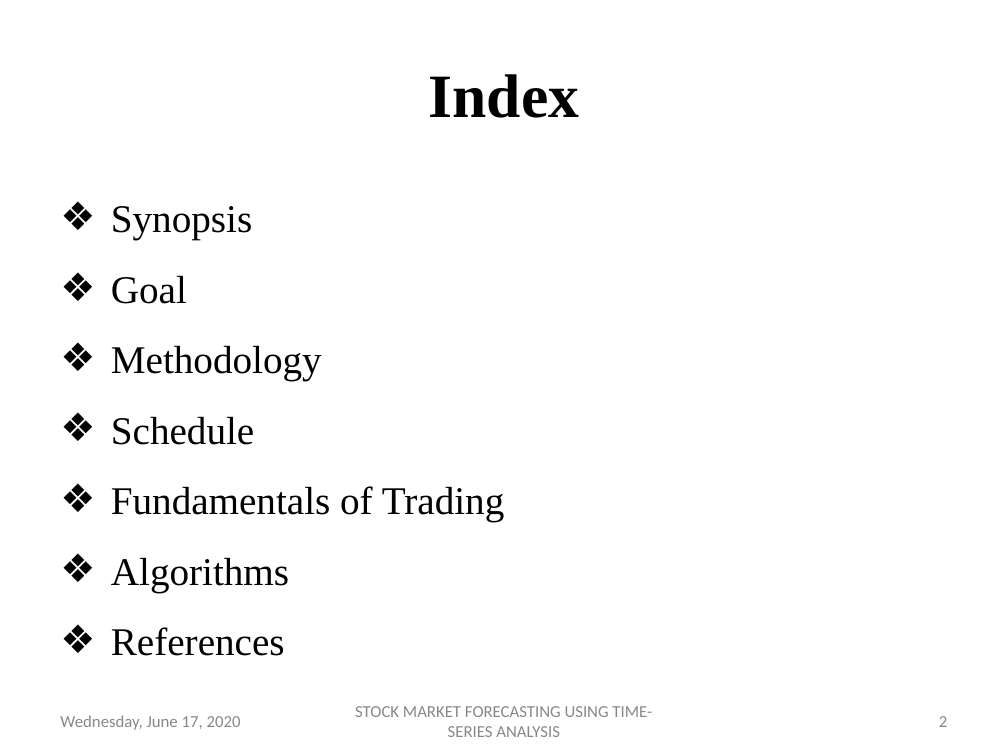
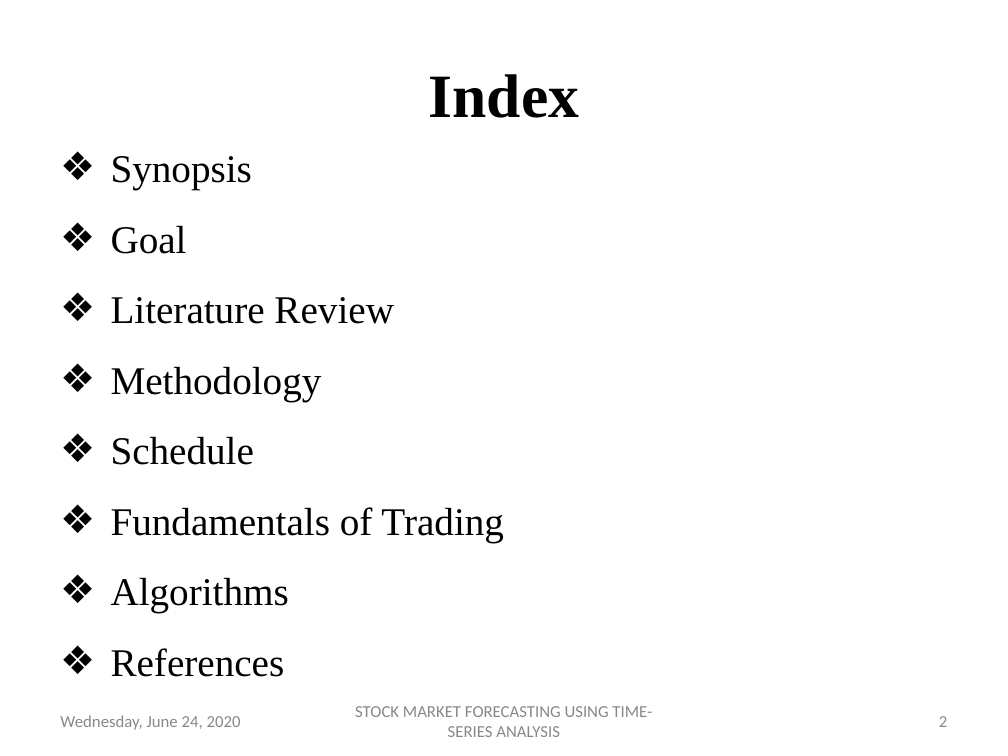
Before and after one commit to dipanshuagarwal/Stock-Market-Forecasting, a slide deck: slide 2 of Meetings/TIP - 10-06-2020.pptx. Drawn at 1008x756 pixels with LibreOffice and Linux fonts; fonts in the diff are those of the drawing; background and template pictures are left out. Boxes give left, top, right and bottom in pixels: in the first picture for what was removed or moved away, otherwise in the second. Text is boxed around its words. In the diff, an @@ line names an element or a change of style, - is before the commit and + after.

```diff
--- a/Meetings/TIP - 10-06-2020.pptx
+++ b/Meetings/TIP - 10-06-2020.pptx
@@ text "Synopsis" moved from (x1=111, y1=206, x2=505, y2=656) to (x1=111, y1=156, x2=504, y2=613) @@
@@ text at (x1=111, y1=297, x2=394, y2=324): paragraph added @@
+❖ Literature Review
@@ text at (x1=60, y1=715, x2=241, y2=730): text changed @@
-Wednesday, June 17, 2020
+Wednesday, June 24, 2020
```
Also in this commit, not shown: 18 other slides changed, 5 slides added, 3 slides removed, 17 other files.
